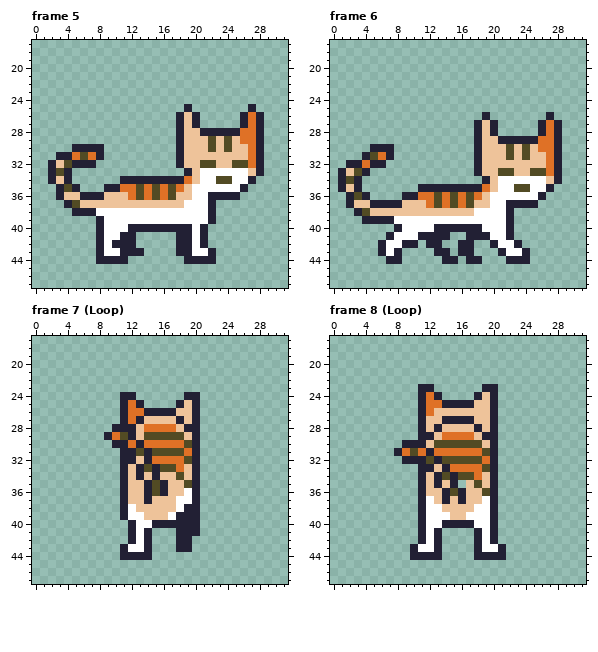
Two versions of one pixel-art file, assets/imgs/cat.ase. This is how it looked before the edit.
32x48 pixels, 12 frames. Shown: frame 5: x 0..31, y 17..47; frame 6: x 0..31, y 17..47; frame 7 (Loop): x 0..31, y 17..47; frame 8 (Loop): x 0..31, y 17..47. The commit also changed other frames, which this record leaves out.
Now the later version:
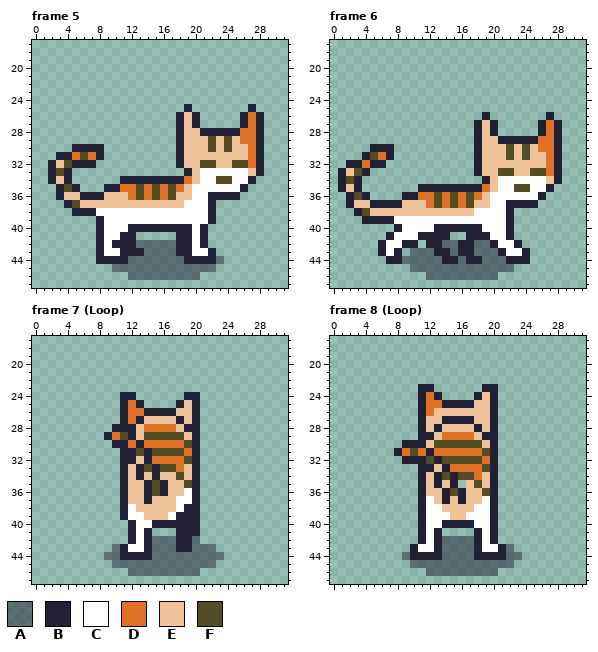
Palette (. is transparent): A #22203480  B #222034  C #ffffff  D #df7126  E #eec39a  F #524b24
Message: Add shade to characters
Changes in this commit:
{"change": "layer \"shade\" opacity 50% added"}
{"where": "frame 5, layer \"shade\""}
{"frame":5,"y":42,"x":13,"old":".....","new":"AAAAA"}
{"frame":5,"y":43,"x":14,"old":"....","new":"AAAA"}
{"frame":5,"y":44,"x":12,"old":".......","new":"AAAAAAA"}
{"frame":5,"y":44,"x":23,"old":".","new":"A"}
{"frame":5,"y":45,"x":10,"old":".............","new":"AAAAAAAAAAAAA"}
{"frame":5,"y":46,"x":12,"old":".........","new":"AAAAAAAAA"}
{"where": "frame 6, layer \"shade\""}
{"frame":6,"y":42,"x":14,"old":"..","new":"AA"}
{"frame":6,"y":42,"x":18,"old":"..","new":"AA"}
{"frame":6,"y":43,"x":10,"old":"...","new":"AAA"}
{"frame":6,"y":43,"x":15,"old":".","new":"A"}
{"frame":6,"y":43,"x":18,"old":"...","new":"AAA"}
{"frame":6,"y":44,"x":9,"old":".....","new":"AAAAA"}
{"frame":6,"y":44,"x":16,"old":".","new":"A"}
{"frame":6,"y":44,"x":19,"old":"...","new":"AAA"}
{"frame":6,"y":45,"x":10,"old":".............","new":"AAAAAAAAAAAAA"}
{"frame":6,"y":46,"x":12,"old":".........","new":"AAAAAAAAA"}
{"where": "frame 7 (Loop), layer \"shade\""}
{"frame":7,"y":42,"x":15,"old":"...","new":"AAA"}
{"frame":7,"y":42,"x":20,"old":".","new":"A"}
{"frame":7,"y":43,"x":10,"old":".","new":"A"}
{"frame":7,"y":43,"x":15,"old":"...","new":"AAA"}
{"frame":7,"y":43,"x":20,"old":"...","new":"AAA"}
{"frame":7,"y":44,"x":9,"old":"..","new":"AA"}
{"frame":7,"y":44,"x":15,"old":".........","new":"AAAAAAAAA"}
{"frame":7,"y":45,"x":10,"old":".............","new":"AAAAAAAAAAAAA"}
{"frame":7,"y":46,"x":12,"old":".........","new":"AAAAAAAAA"}
{"where": "frame 8 (Loop), layer \"shade\""}
{"frame":8,"y":42,"x":14,"old":"....","new":"AAAA"}
{"frame":8,"y":43,"x":14,"old":"....","new":"AAAA"}
{"frame":8,"y":43,"x":22,"old":".","new":"A"}
{"frame":8,"y":44,"x":9,"old":".","new":"A"}
{"frame":8,"y":44,"x":14,"old":"....","new":"AAAA"}
{"frame":8,"y":44,"x":22,"old":"..","new":"AA"}
{"frame":8,"y":45,"x":10,"old":".............","new":"AAAAAAAAAAAAA"}
{"frame":8,"y":46,"x":12,"old":".........","new":"AAAAAAAAA"}
{"label":"added","picture_box":[112,240,224,280]}
{"label":"added","picture_box":[402,240,514,280]}
{"label":"added","picture_box":[104,536,224,576]}
{"label":"added","picture_box":[402,536,522,576]}
